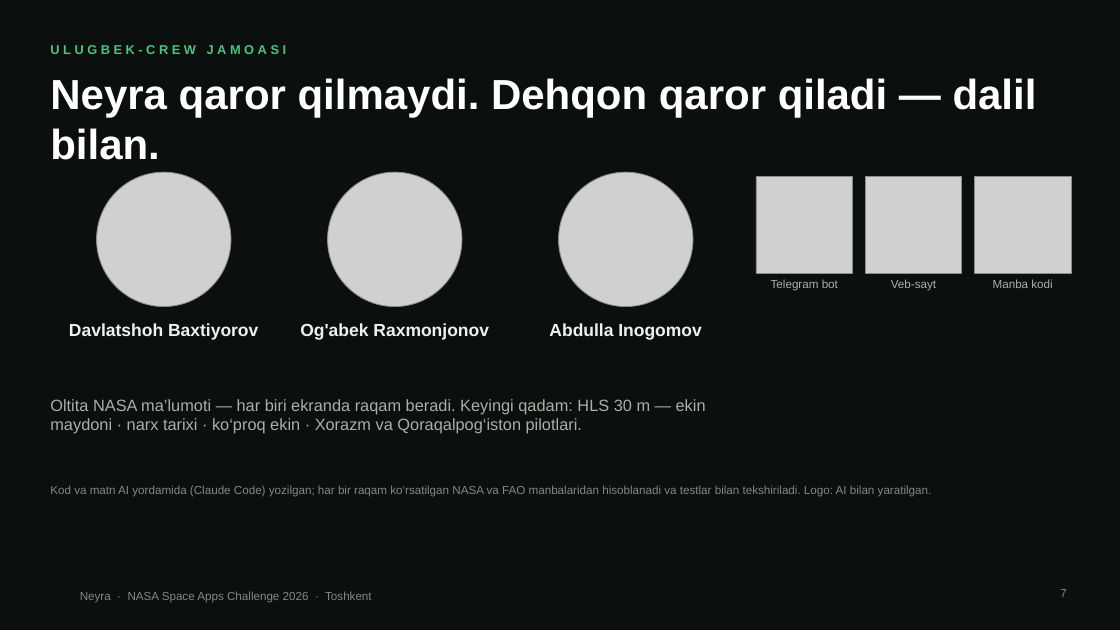
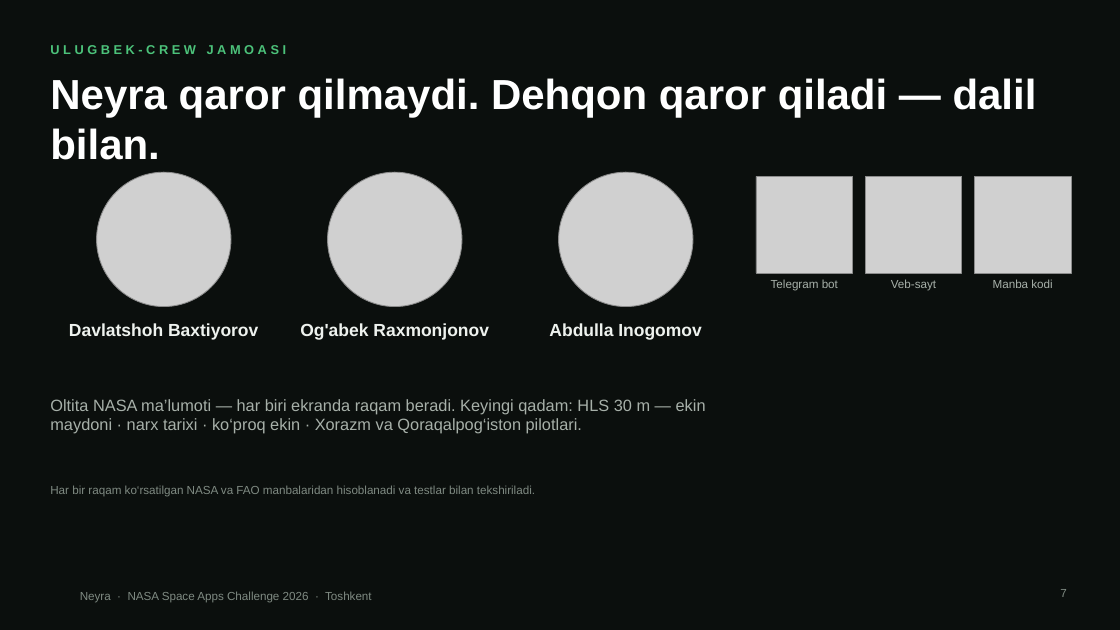
Before and after one commit to davlatshoh-bakhtiyorov/ulugbekcrewnasa, a slide deck: slide 7 of docs/demo/Neyra-pitch-uz.pptx. Drawn at 1120x630 pixels with LibreOffice and Linux fonts; fonts in the diff are those of the drawing; grey boxes stand for pictures; background and template pictures are left out. Boxes give left, top, right and bottom in pixels: in the first picture for what was removed or moved away, otherwise in the second. Text is boxed around its words. In the diff, an @@ line names an element or a change of style, - is before the commit and + after.

```diff
--- a/docs/demo/Neyra-pitch-uz.pptx
+++ b/docs/demo/Neyra-pitch-uz.pptx
@@ text at bbox=[50, 485, 535, 497]: text changed @@
-Kod va matn AI yordamida (Claude Code) yozilgan; har bir raqam ko‘rsatilgan NASA va FAO manbalaridan hisoblanadi va testlar bilan tekshiriladi. Logo: AI bilan yaratilgan.
+Har bir raqam ko‘rsatilgan NASA va FAO manbalaridan hisoblanadi va testlar bilan tekshiriladi.
```
Also in this commit, not shown: 7 other files.
